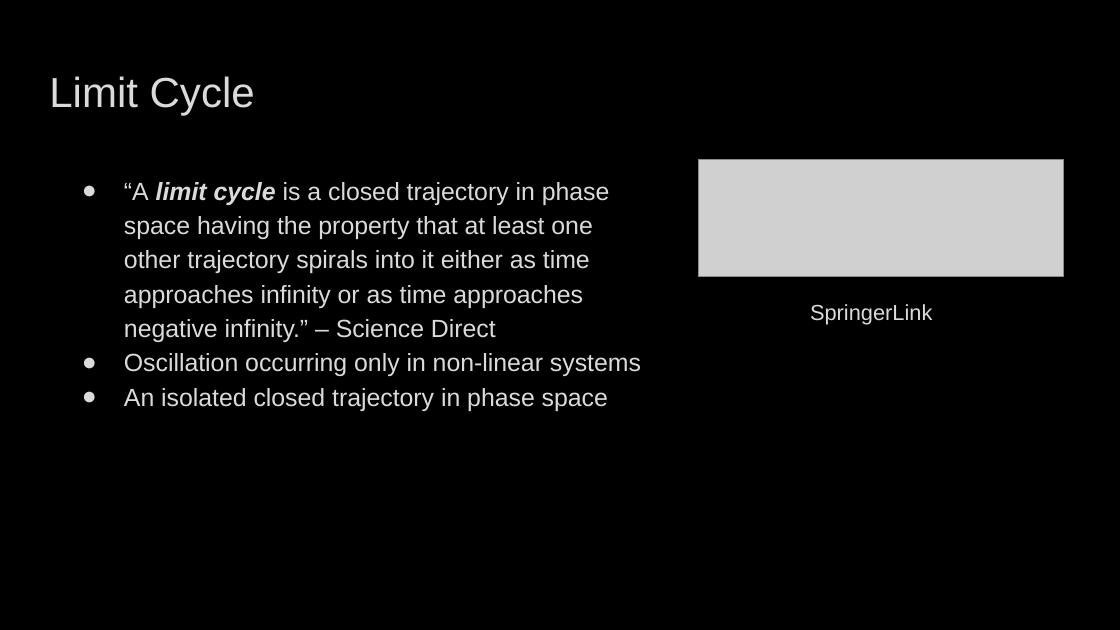
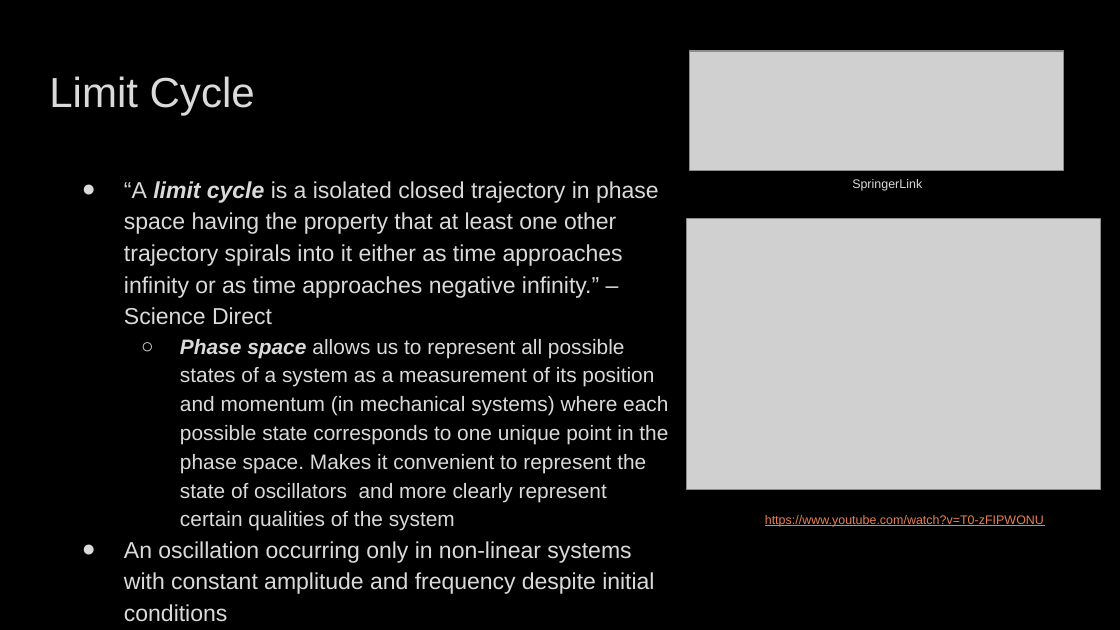
Before and after one commit to rdensamo/CSE498-FinalProject-21-Densamo, a slide deck: slide 4 of Aerial Robotics Final Project Presentation .pptx. Drawn at 1120x630 pixels with LibreOffice and Linux fonts; fonts in the diff are those of the drawing; grey boxes stand for pictures; background and template pictures are left out. Boxes give left, top, right and bottom in pixels: in the first picture for what was removed or moved away, otherwise in the second. Text is boxed around its words. In the diff, an @@ line names an element or a change of style, - is before the commit and + after.

Commit message:
updated presentation

```diff
--- a/Aerial Robotics Final Project Presentation .pptx
+++ b/Aerial Robotics Final Project Presentation .pptx
@@ picture: place and size @@
-picture at [699,160,1064,277]
+picture at [689,52,1063,171]
@@ text "SpringerLink": place and size @@
-text "SpringerLink" at [810,304,932,324]
+text "SpringerLink" at [852,179,922,191]
@@ text "SpringerLink" at [852,179,922,191]: size 14 to 8 pt @@
@@ text at [124,181,668,594]: text changed; size 16 to 14.8 pt @@
-● “A limit cycle is a closed trajectory in phase space having the property that at least one other trajectory spirals into it either as time approaches infinity or as time approaches negative infinity.” – Science Direct
-● Oscillation occurring only in non-linear systems
-● An isolated closed trajectory in phase space
+● “A limit cycle is a isolated closed trajectory in phase space having the property that at least one other trajectory spirals into it either as time approaches infinity or as time approaches negative infinity.” – Science Direct
+  ○ Phase space allows us to represent all possible states of a system as a measurement of its position and momentum (in mechanical systems) where each possible state corresponds to one unique point in the phase space. Makes it convenient to represent the state of oscillators and more clearly represent certain qualities of the system
+● An oscillation occurring only in non-linear systems with constant amplitude and frequency despite initial conditions
@@ picture added at [687,218,1101,489] @@
@@ text added at [765,515,1044,527], 8 pt, text #E98052, underline @@
+https://www.youtube.com/watch?v=T0-zFIPWONU
```
Also in this commit, not shown: 1 other slide changed, 2 other files.
